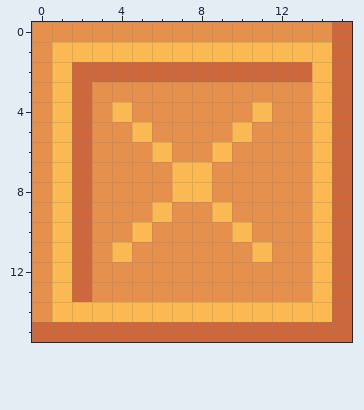
Two versions of one pixel-art file, assets/planning/small-button-base.aseprite. That is the earlier state.
16x16 pixels, 1 frame.
New version:
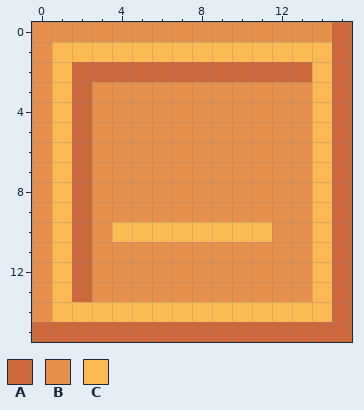
Palette (. is transparent): A #cd683d  B #e6904e  C #fbb954
Diff:
@@ x 0..15 @@
  3 BCABBBBBBBBBBBCA
- 4 BCABCBBBBBBCBBCA
- 5 BCABBCBBBBCBBBCA
- 6 BCABBBCBBCBBBBCA
- 7 BCABBBBCCBBBBBCA
- 8 BCABBBBCCBBBBBCA
- 9 BCABBBCBBCBBBBCA
-10 BCABBCBBBBCBBBCA
-11 BCABCBBBBBBCBBCA
+ 4 BCABBBBBBBBBBBCA
+ 5 BCABBBBBBBBBBBCA
+ 6 BCABBBBBBBBBBBCA
+ 7 BCABBBBBBBBBBBCA
+ 8 BCABBBBBBBBBBBCA
+ 9 BCABBBBBBBBBBBCA
+10 BCABCCCCCCCCBBCA
+11 BCABBBBBBBBBBBCA
 12 BCABBBBBBBBBBBCA
Changed places in both pictures, as pixel boxes (x1, y1, x2, y2):
changed: (112, 102, 272, 262)
